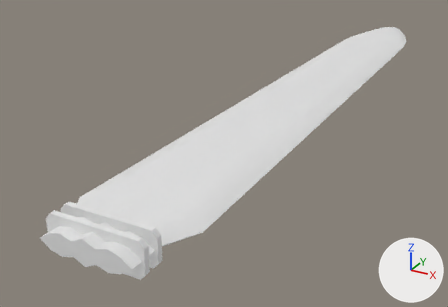
A saved change to the glTF model godot/assets/waffen/modelle/messerklinge/t2_1.glb.
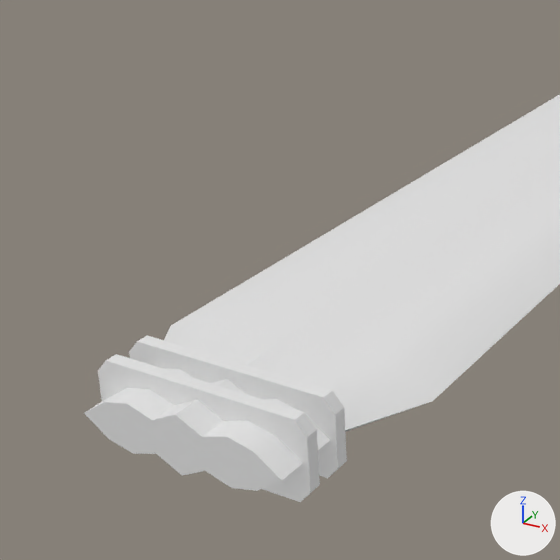
There are two pictures of each version: one whole from a camera (50 mm lens) standing at (0.0861, -0.0044, 0.0776) and looking at (-0.0228, 0.1937, -0.0214), one close up on the part from 0% to 59% of the width and 14% to 100% of the height. Lighting does not change. The marker at lower right points along +X, +Y and +Z. The first two pictures are the older version. Vertices at exactly the same position are counted once.

Before the edit, the objects in view are built like this:
```python
me_messerklinge_t2_1 = bpy.data.meshes.new('messerklinge_t2_1')
me_messerklinge_t2_1.from_pydata(...)  # 449 vertices, 886 faces; spans x -0.019..0.019, y 0.086..0.358, z -0.005..0.005
# faces by material slot: [830, 56]
me_messerklinge_t2_1.materials.append(mat_klinge)  # white #e7e7e7
me_messerklinge_t2_1.materials.append(mat_beschlag)  # white #e7e7e7
ob_messerklinge_t2_1 = bpy.data.objects.new('messerklinge_t2_1', me_messerklinge_t2_1)
ob_messerklinge_t2_1.location = (0.0, 0.0, 0.0)
```
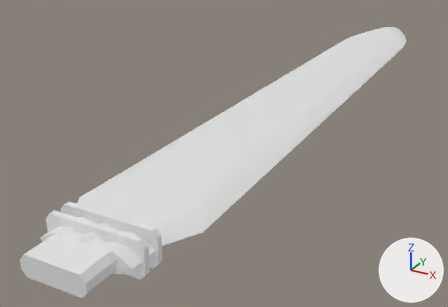
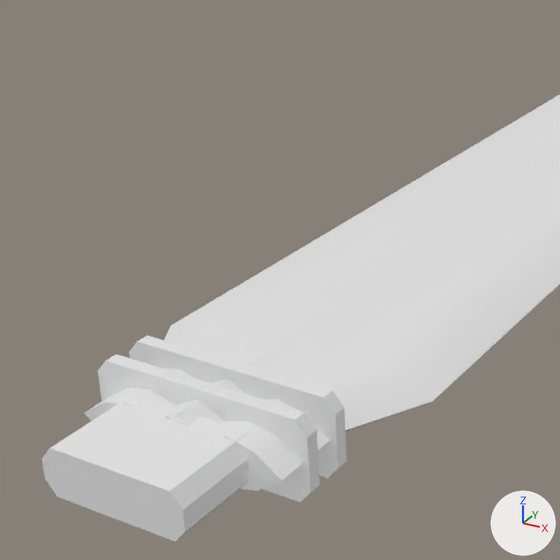
Changed parts and their boxes [x1, y1, x2, y2] in the close-ups (560 x 560 px):
'messerklinge_t2_1', reshaped: before [84, 94, 560, 502]; after [42, 94, 560, 542]
part 1 of me_messerklinge_t2_1, added: after [42, 394, 250, 542]

The change, as a list of edits to the scene's bpy script:
```text
Change me_messerklinge_t2_1:
    used by ob_messerklinge_t2_1; location = (0.0, 0.0, 0.0)
    remove me_messerklinge_t2_1.from_pydata(...)  # 449 vertices, 886 faces; spans x -0.019..0.019, y 0.086..0.358, z -0.005..0.005
    add me_messerklinge_t2_1.from_pydata(...)  # 465 vertices, 914 faces; spans x -0.019..0.019, y 0.076..0.358, z -0.005..0.005
    me_messerklinge_t2_1 part 1: the loose piece of 16 vertices spanning x -0.014..0.014, y 0.09..0.091, z -0.005..0.005 is copied, and the copy is scaled about its middle by (0.633, 7.2, 0.519), then moved by (0.0, -0.008, 0.0), in mat_klinge (white #e7e7e7); it spans x -0.009..0.009, y 0.076..0.088, z -0.003..0.003
```
